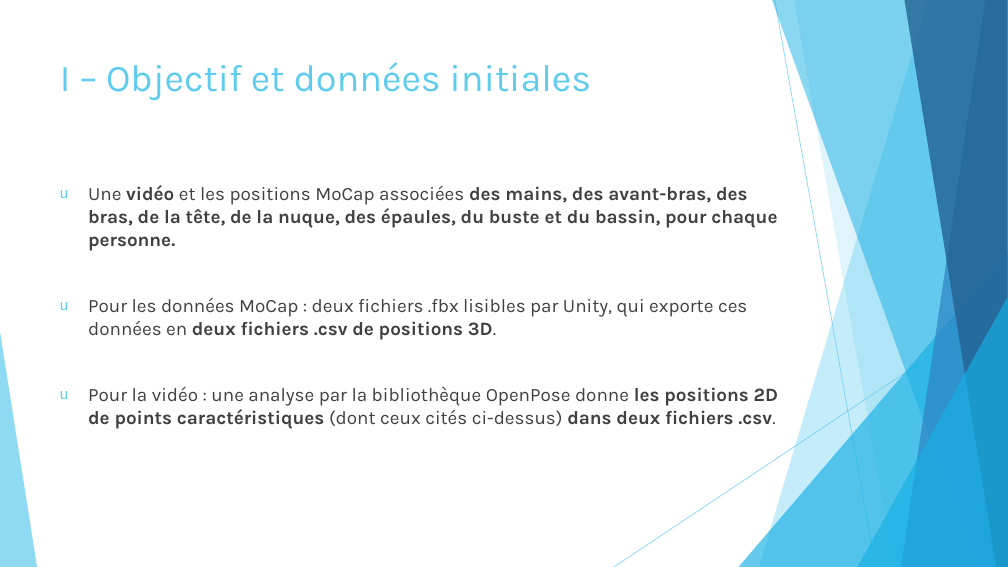
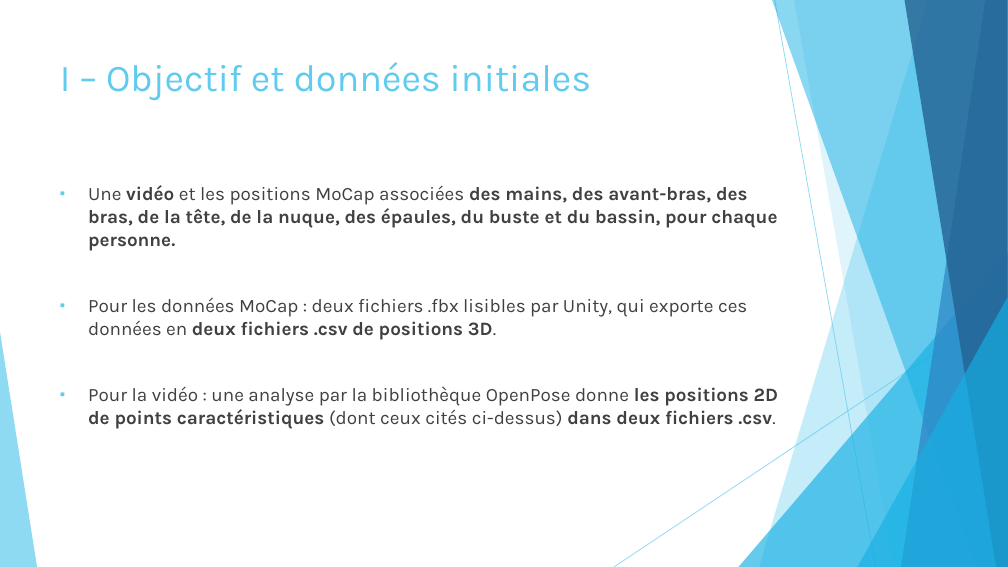
Before and after one commit to marc921/GesteIA, a slide deck: slide 4 of Présentation.pptx. Drawn at 1008x567 pixels with LibreOffice and Linux fonts; fonts in the diff are those of the drawing. Boxes give left, top, right and bottom in pixels: in the first picture for what was removed or moved away, otherwise in the second. Text is boxed around its words. In the diff, an @@ line names an element or a change of style, - is before the commit and + after.

```diff
--- a/Présentation.pptx
+++ b/Présentation.pptx
@@ text "Une vidéo et les positions ..." at [88,185,778,429]: bullet u to ▪ @@
```
Also in this commit, not shown: 7 other slides changed, 3 slides added.
